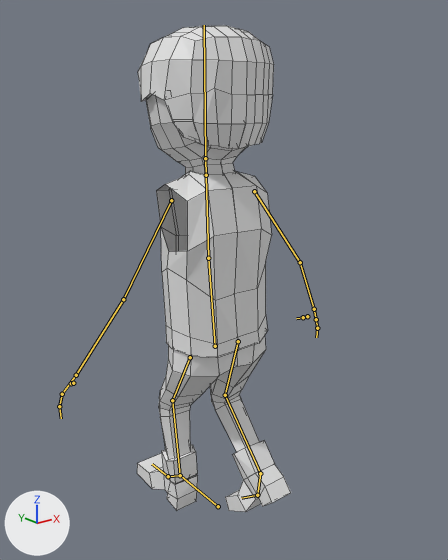
An edit to the Blender file character/walkcycle/character__walkcycle__step.blend, drawn before and after from the same camera.
Rendered twice from a 50 mm lens placed at (-10.9, -13.94, 13.52), pointed at (0.16, -0.11, 7.98). The lights are fixed; the arrows at lower left show +X, +Y and +Z. Both versions are drawn at frame 5 of the action 'ArmatureAction'; the numbers are the values there. The bones that bend it are drawn over the model as lines. Mesh edges are drawn as thin lines.
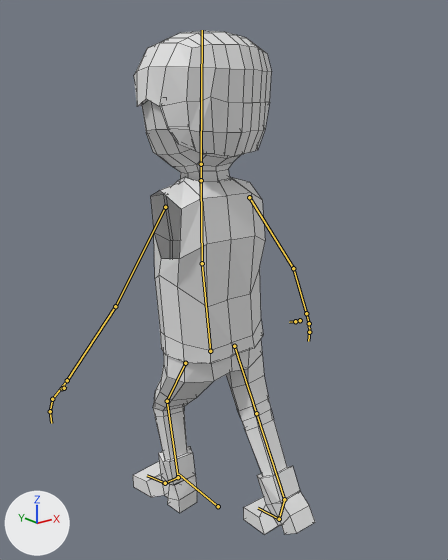
Changed parts and their boxes [x1, y1, x2, y2] in the pictures (448 x 560 px):
'Cube', posed (18% wider)
    before: [137, 26, 291, 512]
    after: [133, 31, 315, 534]
bone 'Torso', root to tip
    before: (215, 346) to (208, 258)
    after: (210, 351) to (202, 263)
bone 'Chest', root to tip
    before: (208, 258) to (206, 175)
    after: (202, 263) to (201, 180)
bone 'Foot Roll.R', root to tip
    before: (257, 495) to (260, 473)
    after: (279, 519) to (284, 499)

Edits to the bpy script that builds the scene:
```text
Change bone_torso:
    where bone_torso = bpy.data.objects['Armature'].pose.bones['Torso']  # child of 'Bone'
    bone_torso.location: (-0.01, -0.21, -0.15) -> (-0.15, -0.35, -0.18)
    bone_torso.rotation_quaternion: (0.998, -0.014, -0.006, 0.009) -> (0.999, -0.015, -0.025, 0.022)  # degrees (-2, -1, 1) -> degrees (-2, -3, 3)
Change bone_chest:
    where bone_chest = bpy.data.objects['Armature'].pose.bones['Chest']  # child of 'Torso'
    bone_chest.location: (0.0, 0.0, 0.0) -> (0.0, 0.0, -0.02)
    bone_chest.rotation_quaternion: (0.999, -0.03, -0.001, -0.011) -> (1.0, -0.014, 0.0, -0.012)  # degrees (-3, 0, -1) -> degrees (-2, 0, -1)
Change bone_leg_control_l:
    where bone_leg_control_l = bpy.data.objects['Armature'].pose.bones['Leg Control.L']  # child of 'Bone'
    bone_leg_control_l.location: (0.13, 1.35, 0.0) -> (0.13, 1.24, 0.0)
    bone_leg_control_l.rotation_quaternion: (0.994, 0.075, 0.0, 0.0) -> (0.998, 0.0, 0.0, 0.061)  # degrees (9, 0, 0) -> degrees (0, 0, 7)
Change bone_leg_control_r:
    where bone_leg_control_r = bpy.data.objects['Armature'].pose.bones['Leg Control.R']  # child of 'Bone'
    bone_leg_control_r.location: (-0.1, -1.63, 0.85) -> (-0.1, -2.61, 0.0)
    bone_leg_control_r.rotation_quaternion: (0.951, -0.215, 0.0, 0.0) -> (1.0, 0.0, 0.0, 0.0)  # degrees (-26, 0, 0) -> degrees (0, 0, 0)
Change bone_foot_roll_r:
    where bone_foot_roll_r = bpy.data.objects['Armature'].pose.bones['Foot Roll.R']  # child of 'Leg Control.R'
    bone_foot_roll_r.rotation_quaternion: (0.974, 0.001, 0.0, -0.158) -> (0.949, 0.002, 0.0, -0.317)  # degrees (0, 0, -18) -> degrees (0, 0, -37)
```
